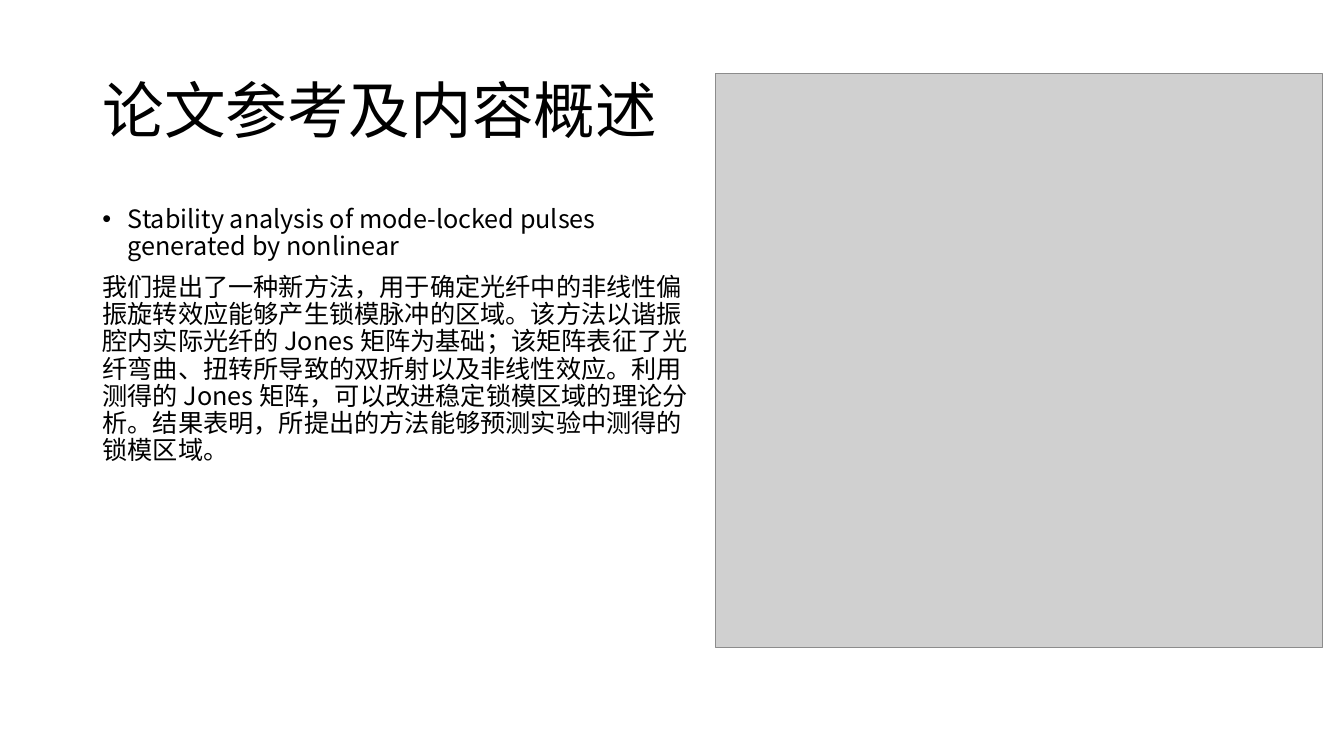
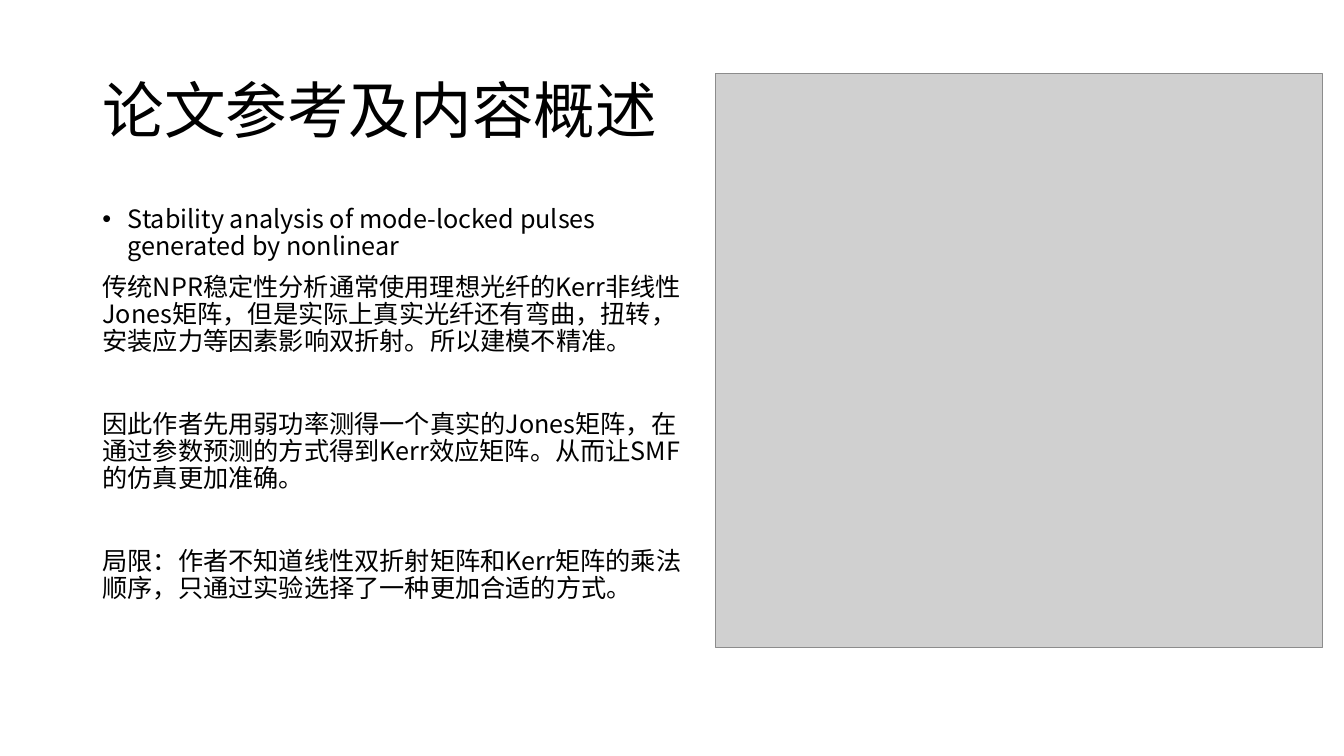
Before and after one commit to Wu-yu-meng/optics-learning, a slide deck: slide 11 of 项目内容/第二次组会报告/第二次组会.pptx. Drawn at 1344x756 pixels with LibreOffice and Linux fonts; fonts in the diff are those of the drawing; grey boxes stand for pictures. Boxes give left, top, right and bottom in pixels: in the first picture for what was removed or moved away, otherwise in the second. Text is boxed around its words. In the diff, an @@ line names an element or a change of style, - is before the commit and + after.

Commit message:
perf(第二次阻比会PPT):优化了其中论文的表述

```diff
--- a/项目内容/第二次组会报告/第二次组会.pptx
+++ b/项目内容/第二次组会报告/第二次组会.pptx
@@ text at [102,274,681,600]: text changed @@
-我们提出了一种新方法，用于确定光纤中的非线性偏振旋转效应能够产生锁模脉冲的区域。该方法以谐振腔内实际光纤的 Jones 矩阵为基础；该矩阵表征了光纤弯曲、扭转所导致的双折射以及非线性效应。利用测得的 Jones 矩阵，可以改进稳定锁模区域的理论分析。结果表明，所提出的方法能够预测实验中测得的锁模区域。
+传统NPR稳定性分析通常使用理想光纤的Kerr非线性Jones矩阵，但是实际上真实光纤还有弯曲，扭转，安装应力等因素影响双折射。所以建模不精准。
+因此作者先用弱功率测得一个真实的Jones矩阵，在通过参数预测的方式得到Kerr效应矩阵。从而让SMF的仿真更加准确。
+局限：作者不知道线性双折射矩阵和Kerr矩阵的乘法顺序，只通过实验选择了一种更加合适的方式。
```
Also in this commit, not shown: 4 other slides changed, 1 other file.
